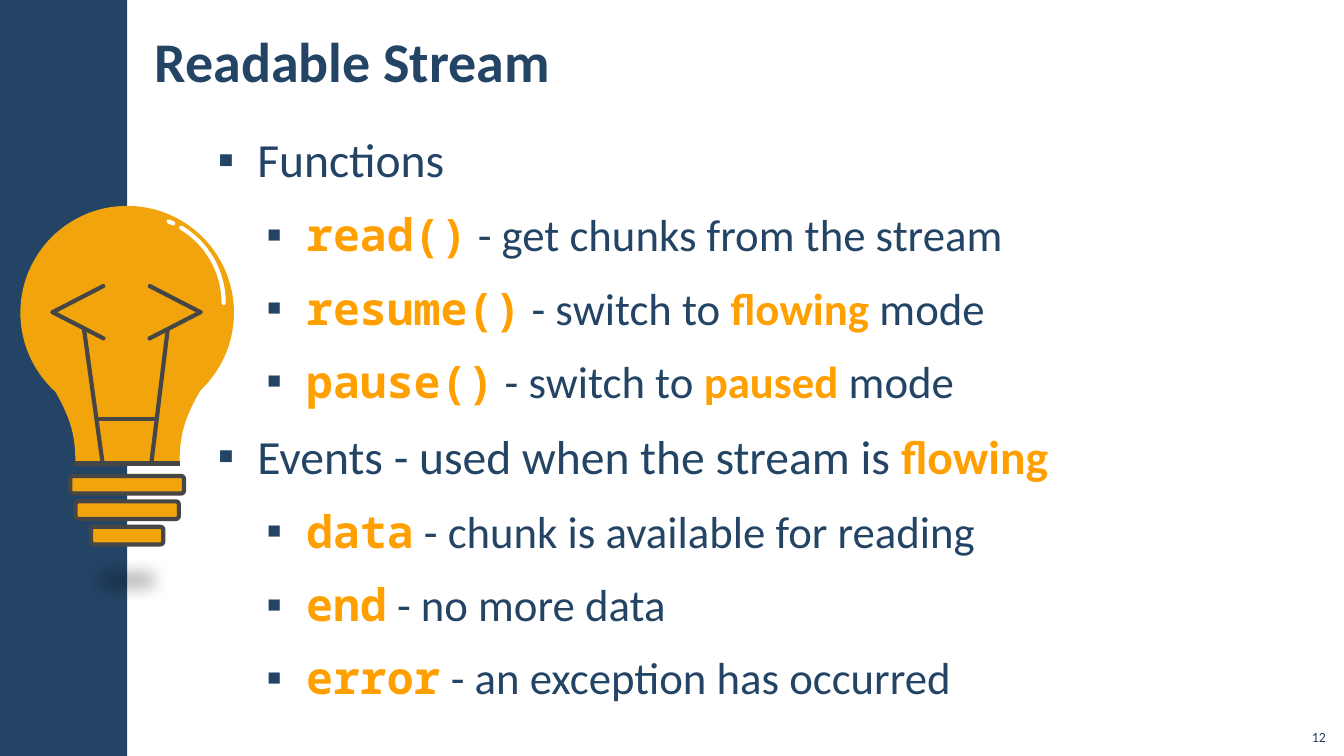
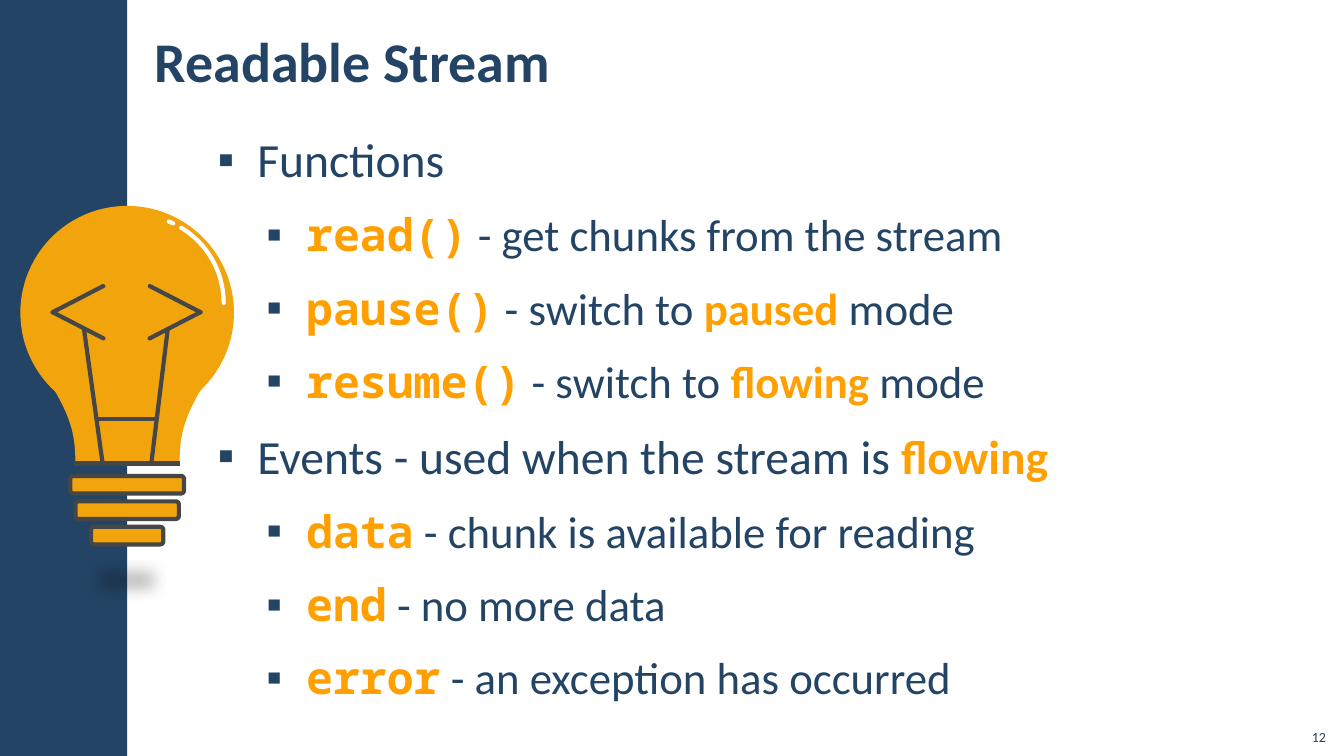
Before and after one commit to ErayErol/Software-University-Courses, a slide deck: slide 12 of 2021.09 - [ JS Back End ]/02 - [ NodeJS Streams and Utilities ]/00 - [ Resources ]/Presentation.pptx. Drawn at 1344x756 pixels with LibreOffice and Linux fonts; fonts in the diff are those of the drawing; background and template pictures are left out. Boxes give left, top, right and bottom in pixels: in the first picture for what was removed or moved away, otherwise in the second. Text is boxed around its words. In the diff, an @@ line names an element or a change of style, - is before the commit and + after.

```diff
--- a/2021.09 - [ JS Back End ]/02 - [ NodeJS Streams and Utilities ]/00 - [ Resources ]/Presentation.pptx
+++ b/2021.09 - [ JS Back End ]/02 - [ NodeJS Streams and Utilities ]/00 - [ Resources ]/Presentation.pptx
@@ text at (306, 293, 954, 336): paragraph added @@
+  ▪ pause() - switch to paused mode
@@ text at (306, 366, 954, 409): paragraph removed @@
-  ▪ pause() - switch to paused mode
```
Also in this commit, not shown: 7 other slides changed, 2 slides added, 1 other file.
